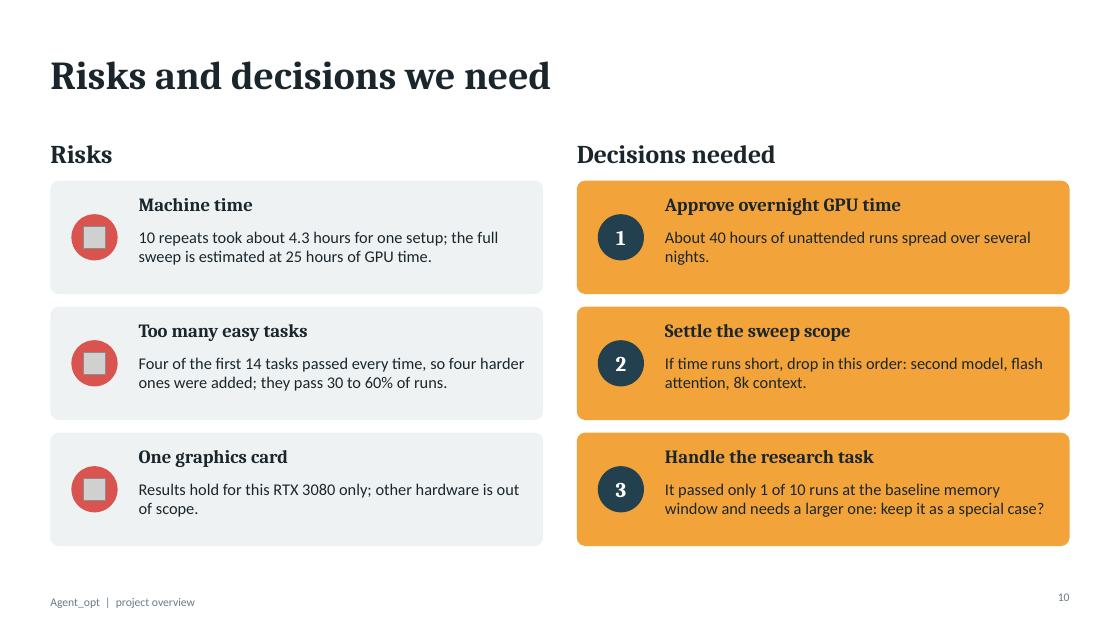
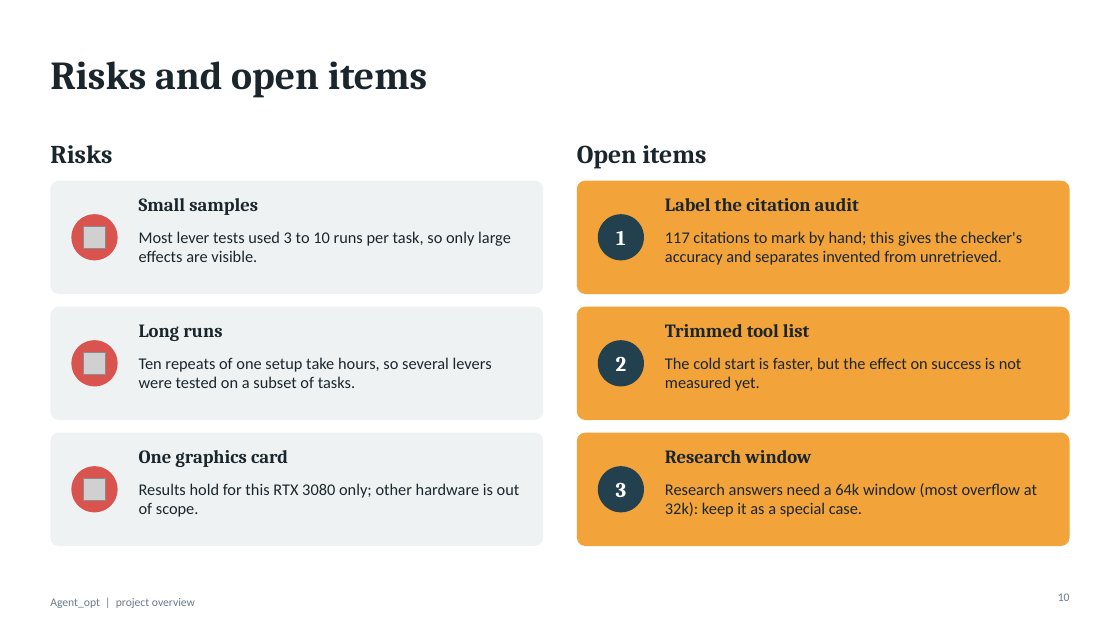
Before and after one commit to npwa/agent_opt, a slide deck: slide 10 of Doc/Agent_opt.pptx. Drawn at 1120x630 pixels with LibreOffice and Linux fonts; fonts in the diff are those of the drawing; grey boxes stand for pictures. Boxes give left, top, right and bottom in pixels: in the first picture for what was removed or moved away, otherwise in the second. Text is boxed around its words. In the diff, an @@ line names an element or a change of style, - is before the commit and + after.

Commit message:
M7 documentation: results-first DIRECTION, slides
README restructured and v0 moved to docs

```diff
--- a/Doc/Agent_opt.pptx
+++ b/Doc/Agent_opt.pptx
@@ title at bbox=[50, 61, 427, 98]: text changed @@
-Risks and decisions we need
+Risks and open items
@@ text at bbox=[577, 145, 706, 169]: text changed @@
-Decisions needed
+Open items
@@ text at bbox=[139, 198, 258, 215]: text changed @@
-Machine time
+Small samples
@@ text at bbox=[665, 198, 859, 211]: text changed @@
-Approve overnight GPU time
+Label the citation audit
@@ text at bbox=[139, 231, 511, 262]: text changed @@
-10 repeats took about 4.3 hours for one setup; the full sweep is estimated at 25 hours of GPU time.
+Most lever tests used 3 to 10 runs per task, so only large effects are visible.
@@ text at bbox=[665, 231, 1022, 265]: text changed @@
-About 40 hours of unattended runs spread over several nights.
+117 citations to mark by hand; this gives the checker's accuracy and separates invented from unretrieved.
@@ text at bbox=[139, 324, 222, 341]: text changed @@
-Too many easy tasks
+Long runs
@@ text at bbox=[665, 324, 810, 337]: text changed @@
-Settle the sweep scope
+Trimmed tool list
@@ text at bbox=[139, 357, 492, 388]: text changed @@
-Four of the first 14 tasks passed every time, so four harder ones were added; they pass 30 to 60% of runs.
+Ten repeats of one setup take hours, so several levers were tested on a subset of tasks.
@@ text at bbox=[665, 357, 1022, 391]: text changed @@
-If time runs short, drop in this order: second model, flash attention, 8k context.
+The cold start is faster, but the effect on success is not measured yet.
@@ text at bbox=[665, 450, 811, 463]: text changed @@
-Handle the research task
+Research window
@@ text at bbox=[665, 483, 1037, 517]: text changed @@
-It passed only 1 of 10 runs at the baseline memory window and needs a larger one: keep it as a special case?
+Research answers need a 64k window (most overflow at 32k): keep it as a special case.
```
Also in this commit, not shown: 4 other slides changed, 4 other files.
